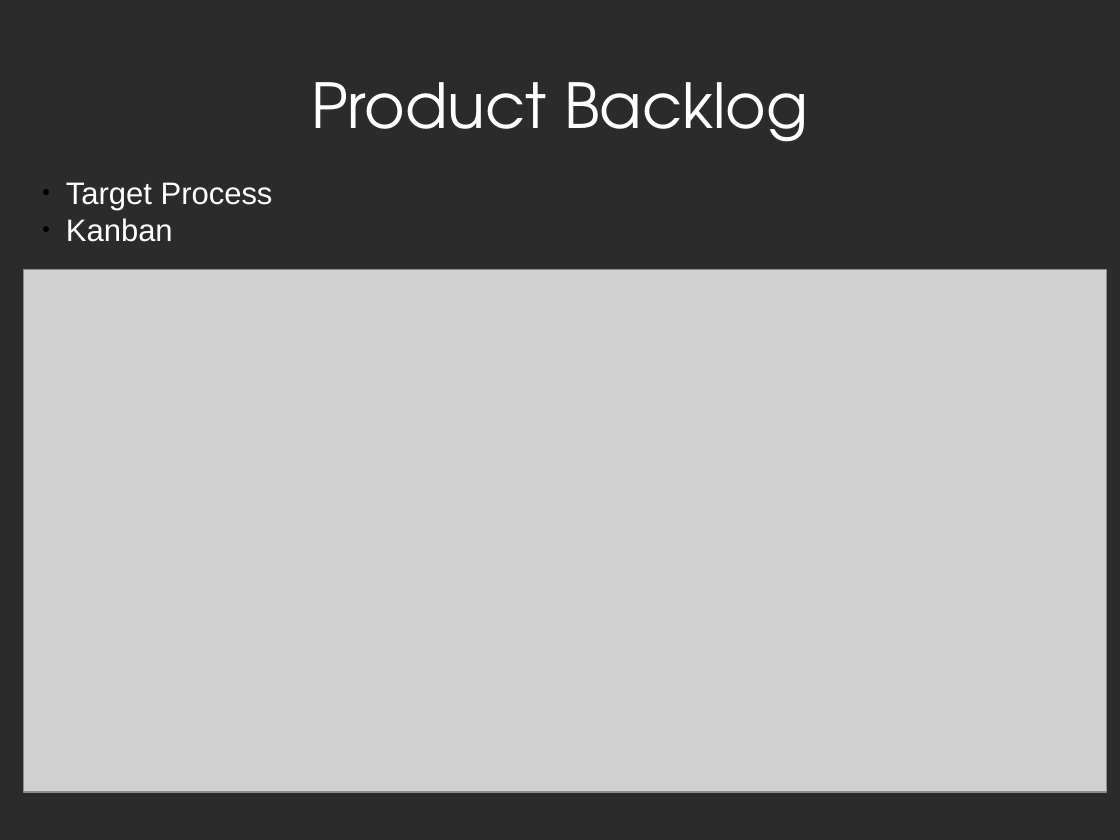
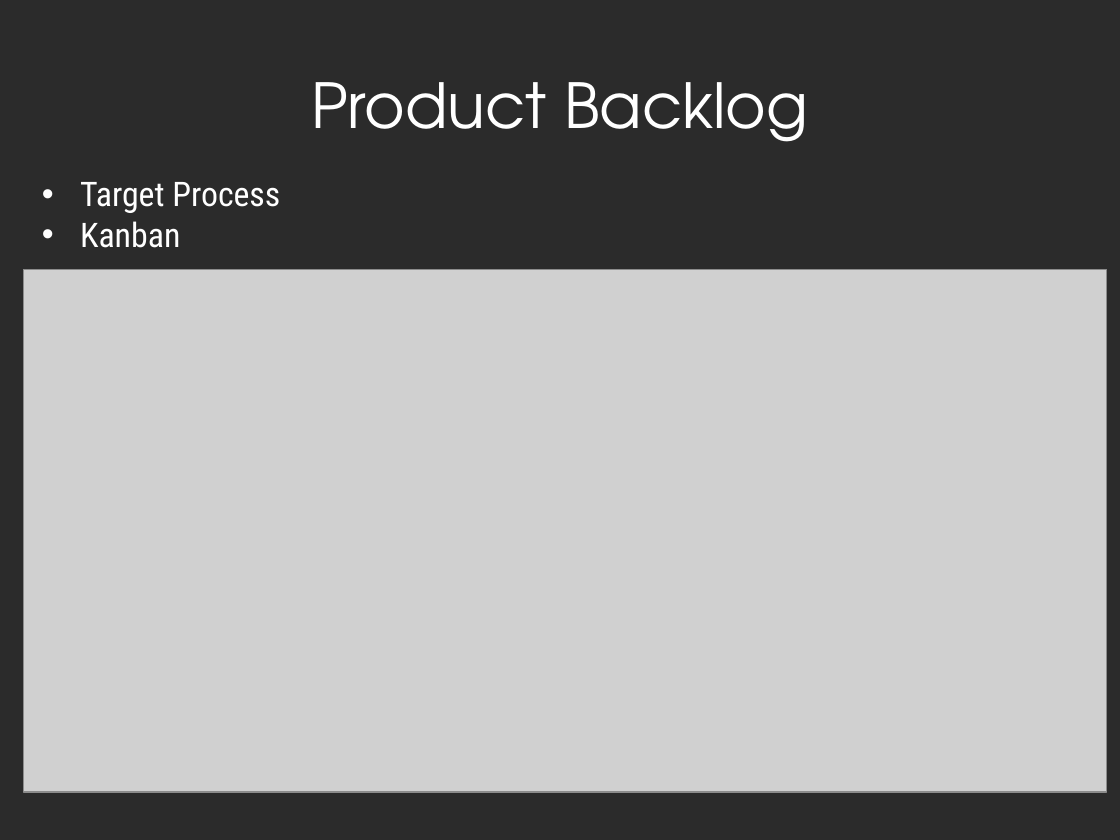
Before and after one commit to Fabrica-de-Software/Fabrica-de-Software, a slide deck: slide 12 of 35 - Academici Banca.pptx (slide 11 before the commit). Drawn at 1120x840 pixels with LibreOffice and Linux fonts; fonts in the diff are those of the drawing; grey boxes stand for pictures; background and template pictures are left out; a plain dark background stands for a picture behind light text. Boxes give left, top, right and bottom in pixels: in the first picture for what was removed or moved away, otherwise in the second. Text is boxed around its words. In the diff, an @@ line names an element or a change of style, - is before the commit and + after.

```diff
--- a/35 - Academici Banca.pptx
+++ b/35 - Academici Banca.pptx
@@ text "Target Process" at [80, 182, 280, 248]: size 22 to 24 pt, font Arial to Roboto Condensed; bullet ● to •; bullet colour #000000 to #FFFFFF @@
```
Also in this commit, not shown: 3 other slides changed, 1 slide added.
